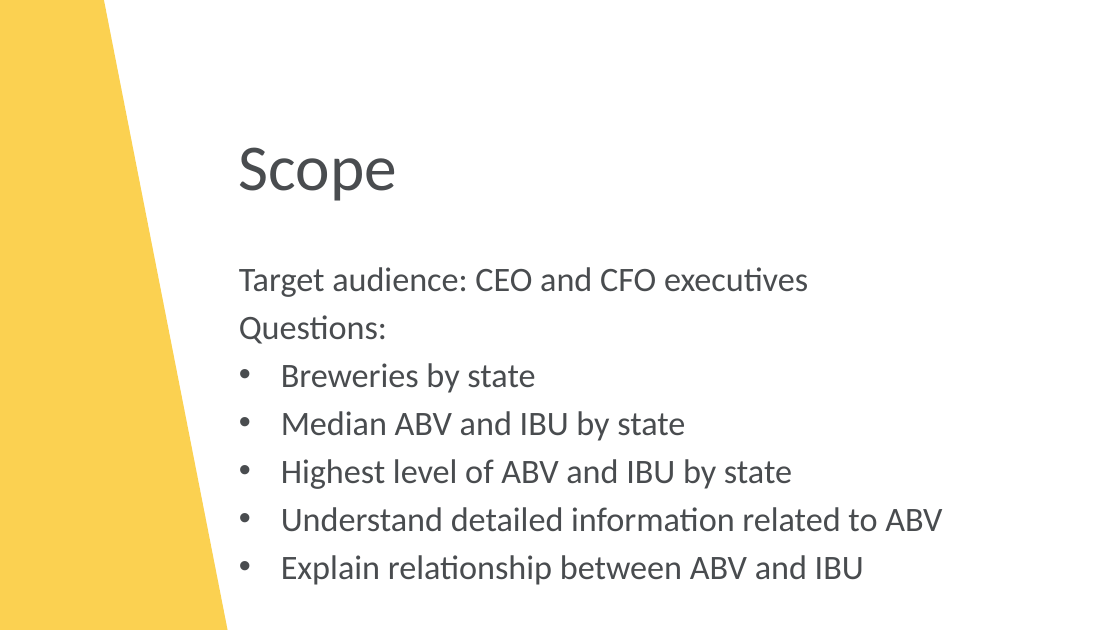
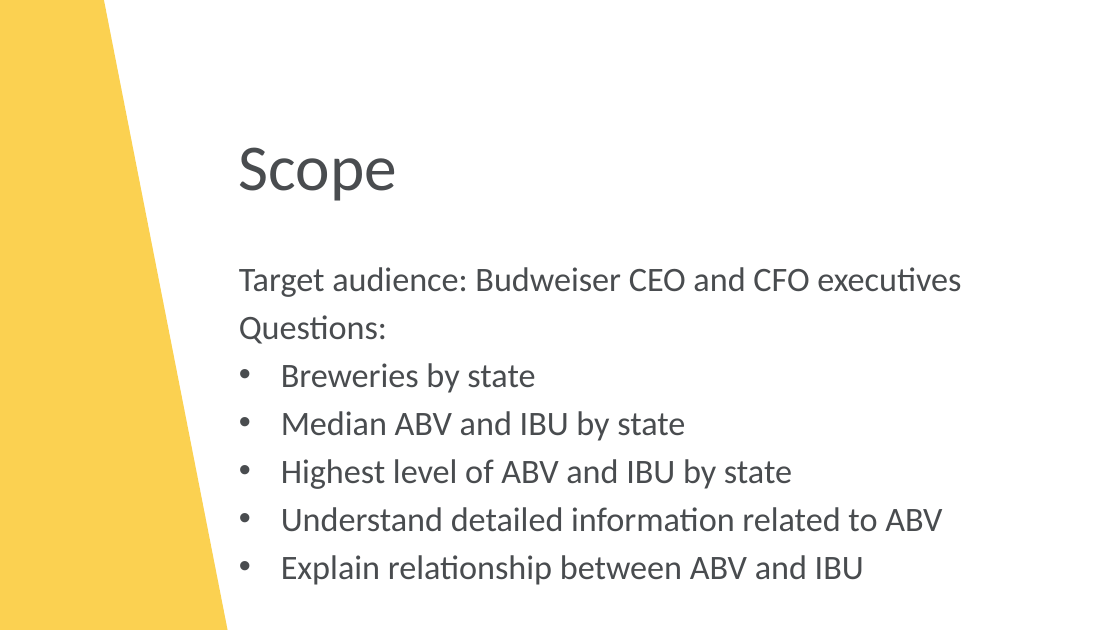
Before and after one commit to tschwebke/DDS6306-Group-Project-1, a slide deck: slide 2 of DS6306 Group Project 1.pptx. Drawn at 1120x630 pixels with LibreOffice and Linux fonts; fonts in the diff are those of the drawing; background and template pictures are left out. Boxes give left, top, right and bottom in pixels: in the first picture for what was removed or moved away, otherwise in the second. Text is boxed around its words. In the diff, an @@ line names an element or a change of style, - is before the commit and + after.

Commit message:
v5 PPT

```diff
--- a/DS6306 Group Project 1.pptx
+++ b/DS6306 Group Project 1.pptx
@@ text at (239, 267, 961, 297): text changed @@
-Target audience: CEO and CFO executives
+Target audience: Budweiser CEO and CFO executives
```
Also in this commit, not shown: 2 other slides changed, 1 other file.
